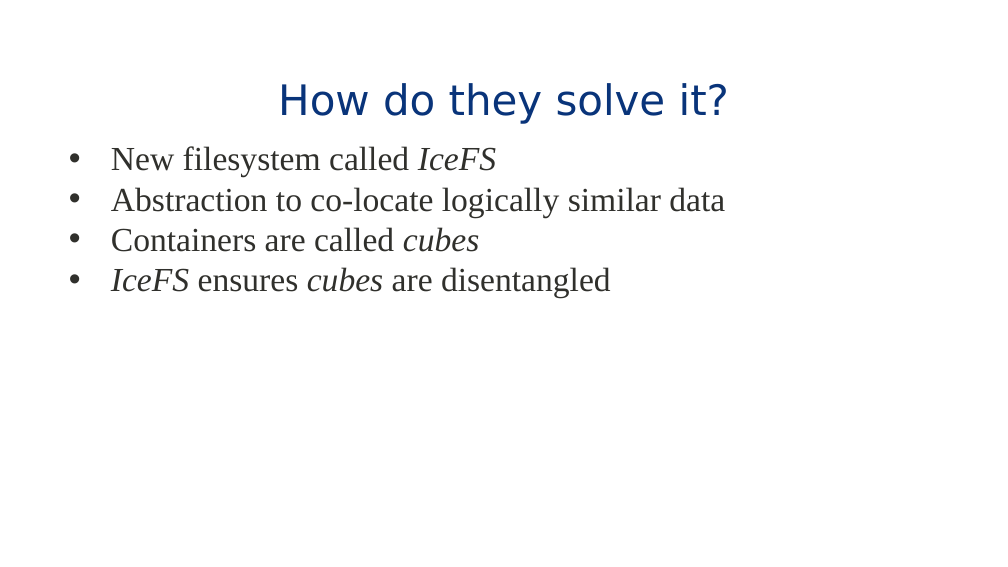
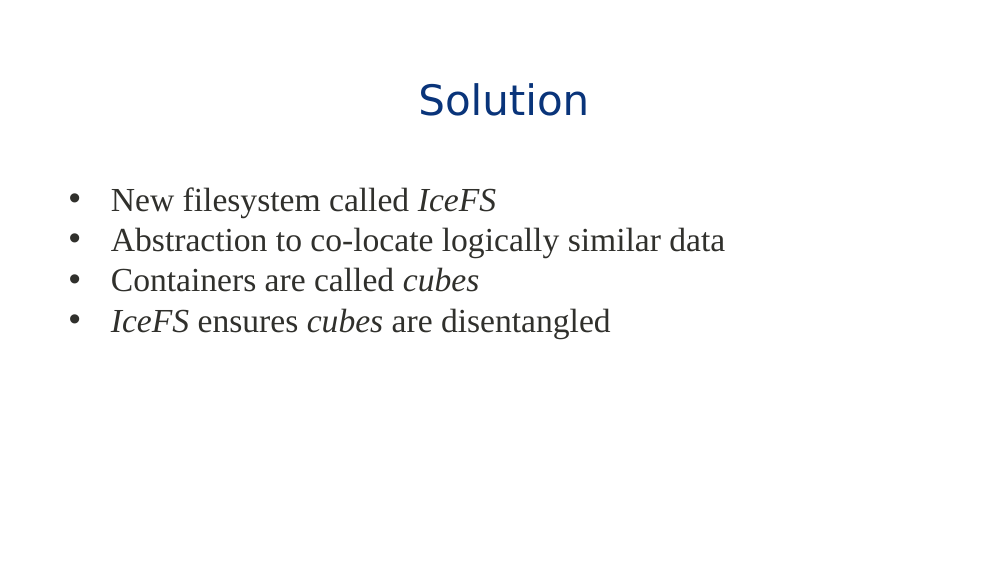
Before and after one commit to eddie-c-davis/cs-advos, a slide deck: slide 5 of presentations/IceFS.pptx (slide 6 before the commit). Drawn at 1008x567 pixels with LibreOffice and Linux fonts; fonts in the diff are those of the drawing; background and template pictures are left out. Boxes give left, top, right and bottom in pixels: in the first picture for what was removed or moved away, otherwise in the second. Text is boxed around its words. In the diff, an @@ line names an element or a change of style, - is before the commit and + after.

```diff
--- a/presentations/IceFS.pptx
+++ b/presentations/IceFS.pptx
@@ title at bbox=[418, 83, 589, 116]: text changed @@
-How do they solve it?
+Solution
@@ text "New filesystem called IceFS": place and size @@
-text "New filesystem called IceFS" at bbox=[111, 146, 725, 298]
+text "New filesystem called IceFS" at bbox=[111, 187, 725, 338]
```
Also in this commit, not shown: 5 other slides changed, 6 slides added, 8 slides removed.
